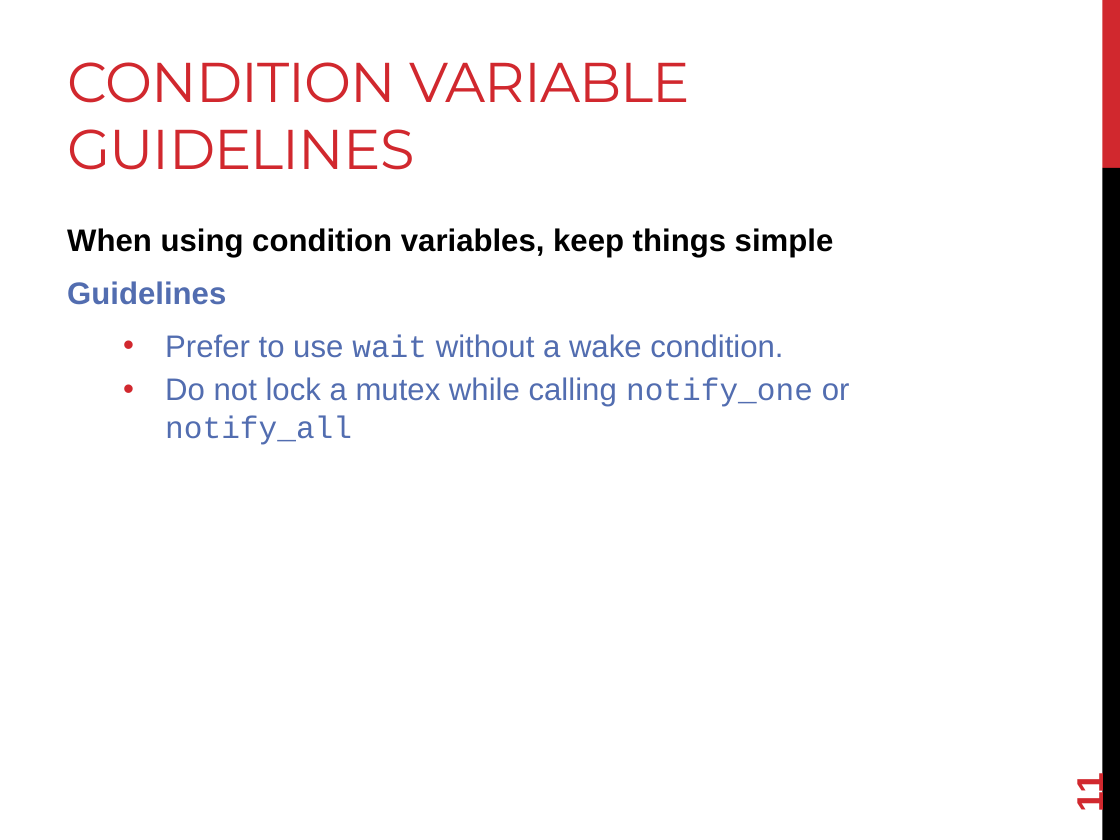
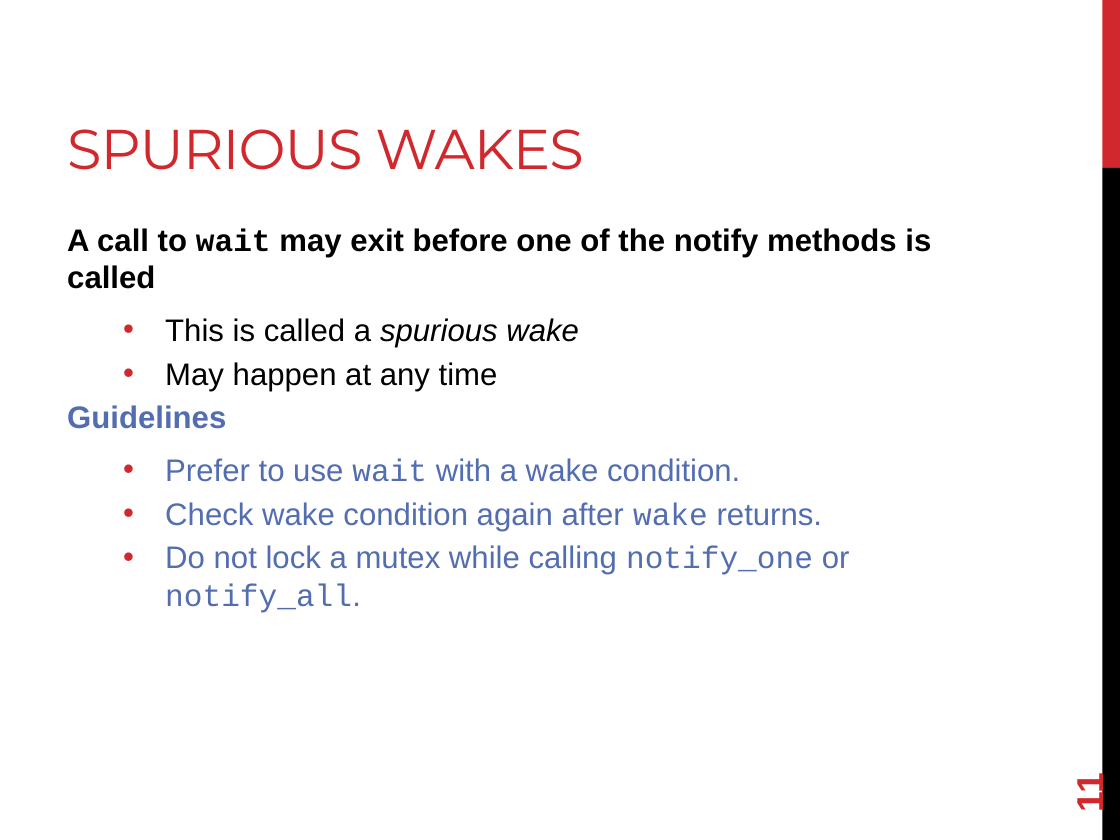
Before and after one commit to joshpeterson/DevelopingConcurrentSoftware, a slide deck: slide 11 of Lectures/Asynchronous Operations/Asynchronous Operations.pptx. Drawn at 1120x840 pixels with LibreOffice and Linux fonts; fonts in the diff are those of the drawing. Boxes give left, top, right and bottom in pixels: in the first picture for what was removed or moved away, otherwise in the second. Text is boxed around its words. In the diff, an @@ line names an element or a change of style, - is before the commit and + after.

Commit message:
Wrap up some changes to the std::condition_variable part of the lecture.

```diff
--- a/Lectures/Asynchronous Operations/Asynchronous Operations.pptx
+++ b/Lectures/Asynchronous Operations/Asynchronous Operations.pptx
@@ title at [67,129,583,170]: text changed @@
-CONDITION VARIABLE GUIDELINES
+SPURIOUS WAKES
@@ text at [67,228,931,391]: text changed @@
-When using condition variables, keep things simple
+A call to wait may exit before one of the notify methods is called
+  • This is called a spurious wake
+  • May happen at any time
@@ text at [165,458,850,613]: text changed @@
-  • Prefer to use wait without a wake condition.
-  • Do not lock a mutex while calling notify_one or notify_all
+  • Prefer to use wait with a wake condition.
+  • Check wake condition again after wake returns.
+  • Do not lock a mutex while calling notify_one or notify_all.
```
Also in this commit, not shown: 2 other slides changed, 1 other file.
